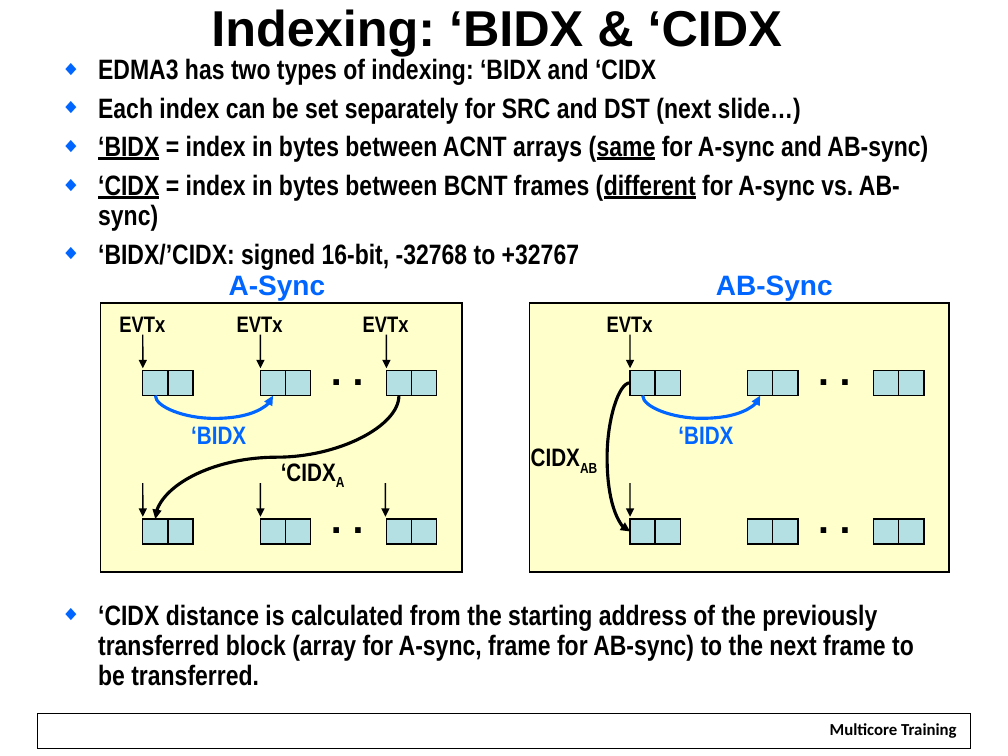
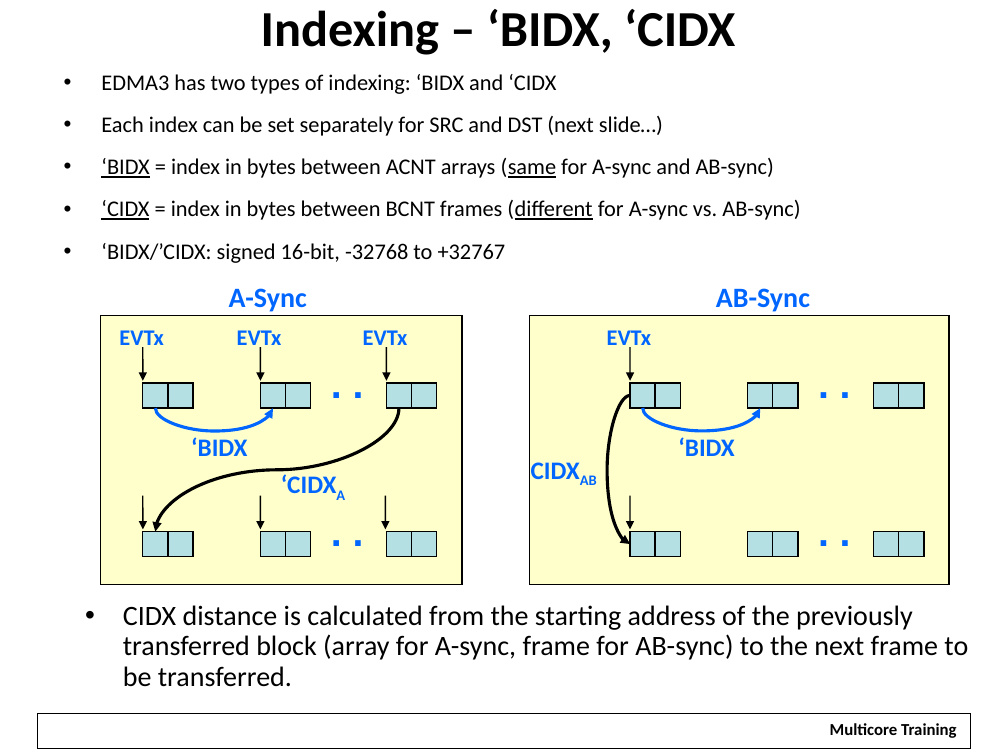
Before and after one commit to hari1989/keystone-workshop, a slide deck: slide 19 of slides/Intro to EDMA.pptx (slide 15 before the commit). Drawn at 1008x756 pixels with LibreOffice and Linux fonts; fonts in the diff are those of the drawing; background and template pictures are left out. Boxes give left, top, right and bottom in pixels: in the first picture for what was removed or moved away, otherwise in the second. Text is boxed around its words. In the diff, an @@ line names an element or a change of style, - is before the commit and + after.

```diff
--- a/slides/Intro to EDMA.pptx
+++ b/slides/Intro to EDMA.pptx
@@ title at (x1=261, y1=9, x2=735, y2=55): text changed; font Arial to Calibri @@
-Indexing: ‘BIDX & ‘CIDX
+Indexing – ‘BIDX, ‘CIDX
@@ text "EDMA3 has two types of ..." at (x1=101, y1=74, x2=800, y2=263): size 20 to 16 pt, font Arial Narrow to Calibri, bold off; bullet ◆ to •; more space between paragraphs; bullet colour #0066FF to #000000 @@
@@ text "A-Sync" moved from (x1=229, y1=275, x2=326, y2=300) to (x1=229, y1=288, x2=307, y2=312) @@
@@ text "A-Sync" at (x1=229, y1=288, x2=307, y2=312): font Arial to Calibri @@
@@ text "AB-Sync" at (x1=716, y1=288, x2=810, y2=312): font Arial to Calibri @@
@@ text "AB-Sync" moved from (x1=716, y1=275, x2=833, y2=300) to (x1=716, y1=288, x2=810, y2=312) @@
@@ 12 rectangles, 7 texts, 4 arrows, 1 curved arrow moved together from (x1=143, y1=335, x2=924, y2=546) to (x1=143, y1=347, x2=924, y2=558) @@
@@ text colour #000000 to #0066FF in 4 elements at (x1=808, y1=511, x2=861, y2=558), (x1=321, y1=363, x2=373, y2=410), (x1=321, y1=511, x2=373, y2=558), (x1=808, y1=363, x2=861, y2=410) @@
@@ text "‘BIDX" at (x1=191, y1=437, x2=247, y2=456): font Arial Narrow to Calibri @@
@@ text "‘BIDX" at (x1=678, y1=437, x2=734, y2=456): font Arial Narrow to Calibri @@
@@ font Arial Narrow to Calibri, text colour #000000 to #0066FF in 6 elements at (x1=119, y1=330, x2=164, y2=351), (x1=237, y1=330, x2=282, y2=351), (x1=363, y1=330, x2=408, y2=351), (x1=607, y1=330, x2=652, y2=351), (x1=521, y1=453, x2=611, y2=487), (x1=271, y1=467, x2=357, y2=502) @@
@@ 14 rectangles, 5 texts, 4 arrows, 3 curved arrows moved together from (x1=101, y1=303, x2=950, y2=573) to (x1=101, y1=316, x2=950, y2=585) @@
@@ text at (x1=123, y1=605, x2=968, y2=687): text changed; font Arial Narrow to Calibri; bold off @@
-◆ ‘CIDX distance is calculated from the starting address of the previously
-  transferred block (array for A-sync, frame for AB-sync) to the next frame to
-  be transferred.
+• CIDX distance is calculated from the starting address of the previously
+  transferred block (array for A-sync, frame for AB-sync) to the next frame to
+  be transferred.
```
Also in this commit, not shown: 30 other slides changed, 26 slides added, 90 slides removed.
